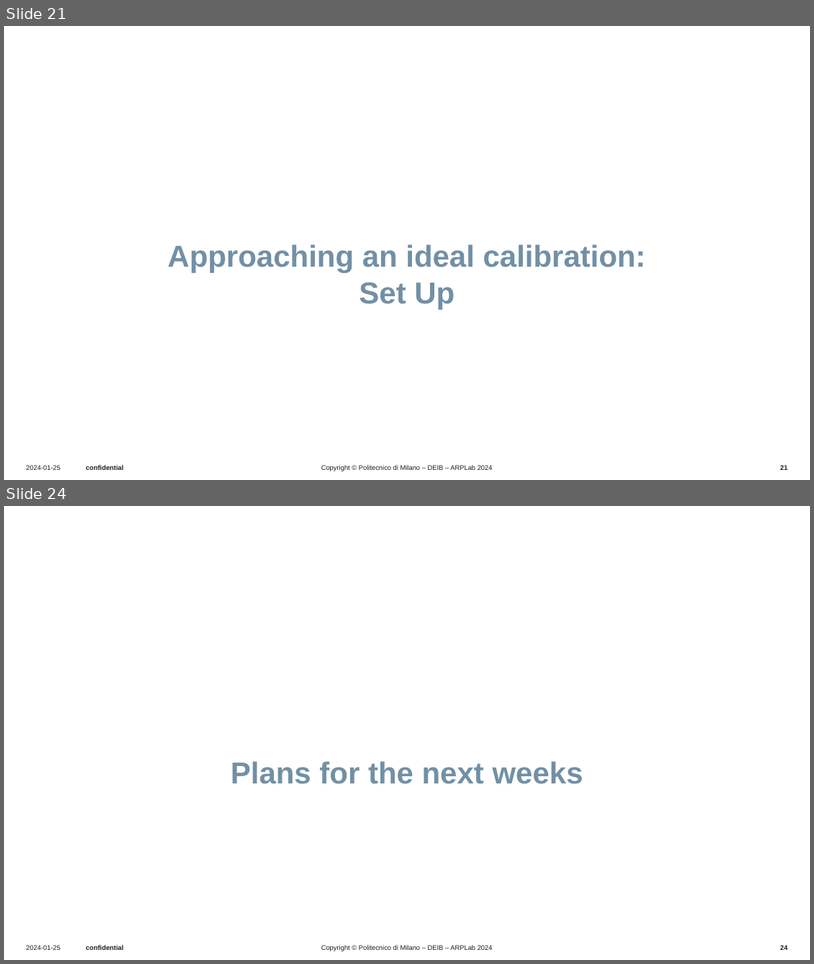
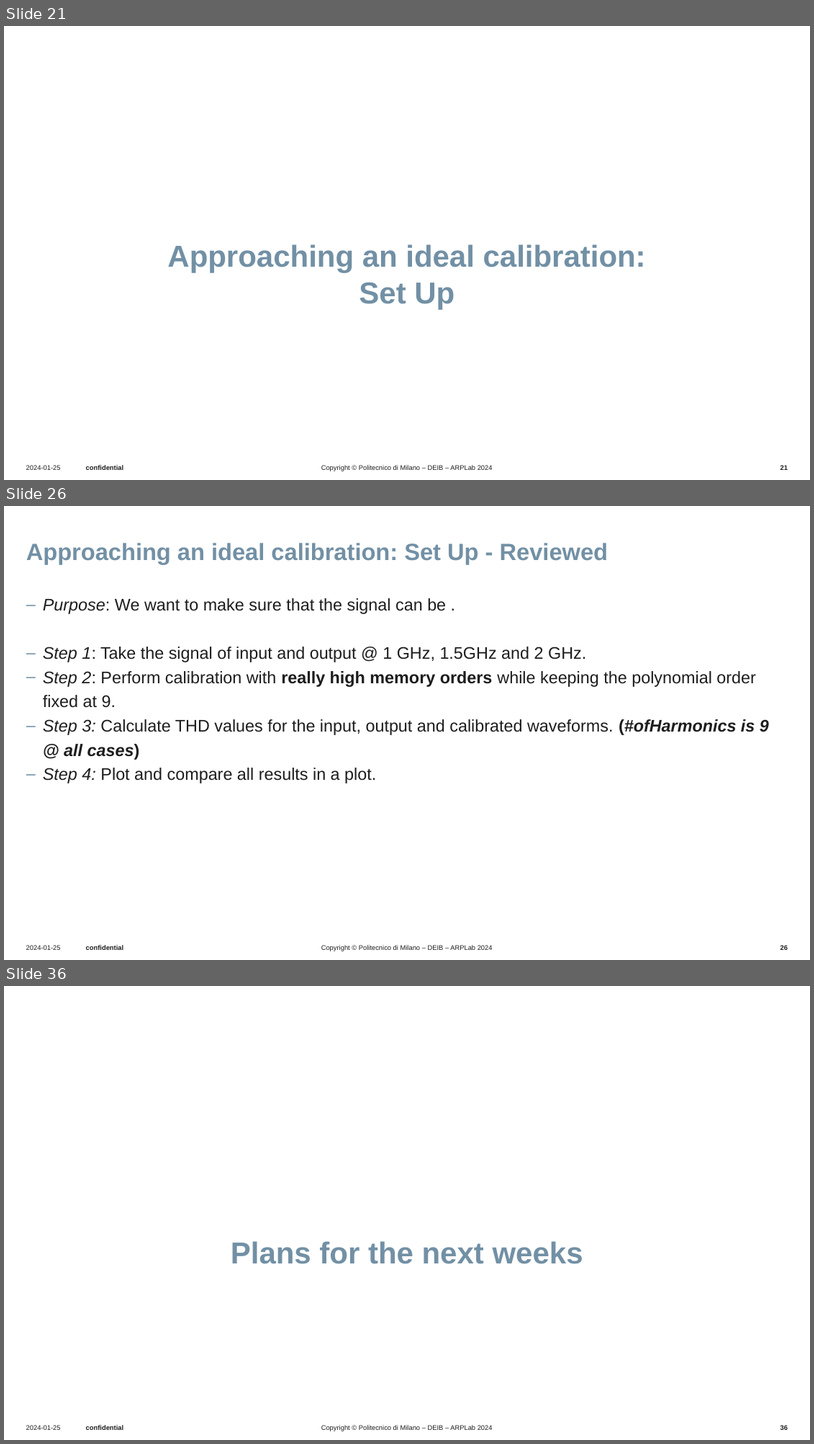
Before and after one commit to UseProxy305/thesisWork, a slide deck: Presentations/presentation5_4_sep/20250904_bi.pptx. Shown one above the other, each under a label of ours: slides 21 and 24 before the commit, slides 21, 26 and 36 after it; the slides between them are not shown. The pictures are 814x964 and 814x1444 pixels, drawn with LibreOffice and Linux fonts; fonts in the diff are those of the drawing; background and template pictures are left out. Boxes give left, top, right and bottom in pixels: in the first picture for what was removed or moved away, otherwise in the second. Text is boxed around its words. In the diff, an @@ line names an element or a change of style, - is before the commit and + after.

```diff
--- a/Presentations/presentation5_4_sep/20250904_bi.pptx
+++ b/Presentations/presentation5_4_sep/20250904_bi.pptx
@@ slide 26 added at [4,506,810,960], background #FFFFFF; not listed: 4 template elements that a slide beside it also shows @@
@@ title added at [26,543,609,564], 28 pt, text #7290A5, bold @@
+Approaching an ideal calibration: Set Up - Reviewed
@@ text added at [43,598,769,783], 20 pt, text #1D1D1D @@
+‒ Purpose: We want to make sure that the signal can be .
+‒ Step 1: Take the signal of input and output @ 1 GHz, 1.5GHz and 2 GHz.
+‒ Step 2: Perform calibration with really high memory orders while keeping the polynomial order fixed at 9.
+‒ Step 3: Calculate THD values for the input, output and calibrated waveforms. (#ofHarmonics is 9 @ all cases)
+‒ Step 4: Plot and compare all results in a plot.
@@ what was slide 24 is now slide 36 @@
@@ page number at [781,1424,788,1431]: text changed @@
-24
+36
```
Also in this commit, not shown: 3 slides changed, 11 other slides added, 9 other files.
